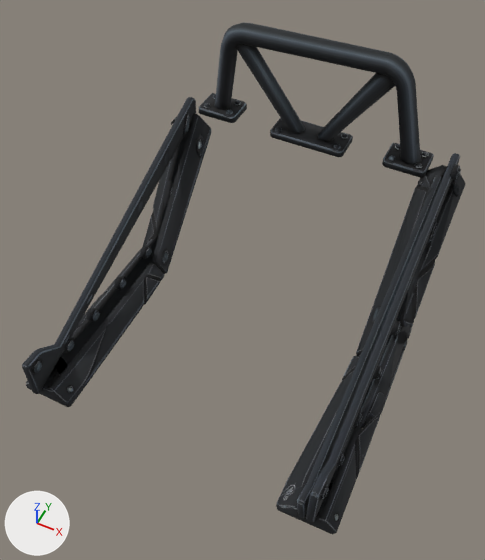
The glTF model public/models/parts/blitz-reinforced_frame.glb as it was, and as the next commit left it.
Rendered twice from a 50 mm camera at (0.89, -1.89, 2.64) aimed at (0.01, -0.15, 0.45). The lights are fixed; the arrows at lower left show +X, +Y and +Z. The older version comes first. Vertices at exactly the same position are counted once.

In view in the first picture: 'tripo_node_3b58eff0-c237-48ce-a82e-f72f3d998e71'.
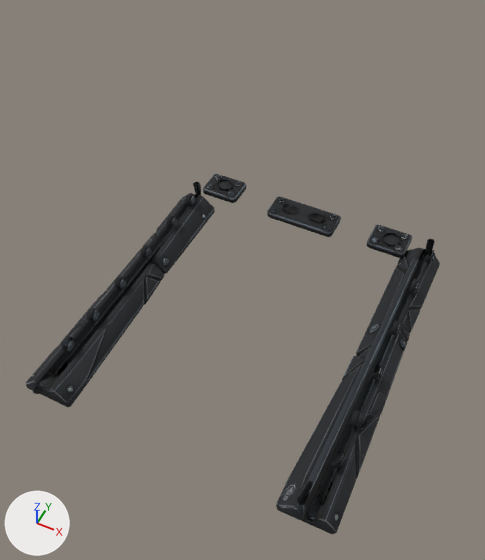
Edits to the bpy script that builds the scene:
```text
Change me_tripo_mesh_3b58eff0_c237_48ce_a82e_f72f3d998e71:
    remove me_tripo_mesh_3b58eff0_c237_48ce_a82e_f72f3d998e71.from_pydata(...)  # 2311 vertices, 4454 faces; spans x -0.76..0.76, y -0.86..0.86, z 0.0..1.15
    add me_tripo_mesh_3b58eff0_c237_48ce_a82e_f72f3d998e71.from_pydata(...)  # 2021 vertices, 3796 faces; spans x -0.76..0.76, y -0.86..0.86, z 0.0..0.17
    me_tripo_mesh_3b58eff0_c237_48ce_a82e_f72f3d998e71 part 1: the loose piece of 33 vertices spanning x -0.58..-0.54, y 0.49..0.54, z 0.47..0.58 is multiplied about its middle by the matrix ((1.0, 0.0, 0.0), (0.0, 1.0, 0.0), (0.0, -1.571, 1.0)), then moved by (0.0, 0.0, -0.5)
    me_tripo_mesh_3b58eff0_c237_48ce_a82e_f72f3d998e71 part 2: the loose piece of 29 vertices spanning x -0.67..-0.46, y 0.7..0.86, z 0.58..0.61 is moved by (0.0, 0.0, -0.55)
    me_tripo_mesh_3b58eff0_c237_48ce_a82e_f72f3d998e71 part 3: the loose piece of 24 vertices spanning x -0.65..-0.61, y 0.71..0.75, z 0.61..0.62 is moved by (0.0, 0.0, -0.55)
    me_tripo_mesh_3b58eff0_c237_48ce_a82e_f72f3d998e71 part 4: the loose piece of 24 vertices spanning x -0.52..-0.48, y 0.71..0.75, z 0.61..0.62 is moved by (0.0, 0.0, -0.55)
    me_tripo_mesh_3b58eff0_c237_48ce_a82e_f72f3d998e71 part 5: the loose piece of 24 vertices spanning x -0.52..-0.48, y 0.81..0.85, z 0.61..0.62 is moved by (0.0, 0.0, -0.55)
    me_tripo_mesh_3b58eff0_c237_48ce_a82e_f72f3d998e71 part 6: the loose piece of 29 vertices spanning x -0.26..0.14, y 0.7..0.86, z 0.57..0.6 is moved by (0.0, 0.0, -0.55)
    me_tripo_mesh_3b58eff0_c237_48ce_a82e_f72f3d998e71 part 7: the loose piece of 24 vertices spanning x -0.24..-0.2, y 0.71..0.75, z 0.59..0.61 is moved by (0.0, 0.0, -0.55)
    me_tripo_mesh_3b58eff0_c237_48ce_a82e_f72f3d998e71 part 8: the loose piece of 24 vertices spanning x 0.08..0.12, y 0.71..0.75, z 0.59..0.61 is moved by (0.0, 0.0, -0.55)
    me_tripo_mesh_3b58eff0_c237_48ce_a82e_f72f3d998e71 part 9: the loose piece of 24 vertices spanning x 0.08..0.12, y 0.81..0.85, z 0.59..0.61 is moved by (0.0, 0.0, -0.55)
    me_tripo_mesh_3b58eff0_c237_48ce_a82e_f72f3d998e71 part 10: the loose piece of 28 vertices spanning x 0.34..0.54, y 0.7..0.86, z 0.59..0.62 is moved by (0.0, 0.0, -0.55)
    me_tripo_mesh_3b58eff0_c237_48ce_a82e_f72f3d998e71 part 11: the loose piece of 24 vertices spanning x 0.36..0.4, y 0.71..0.75, z 0.62..0.63 is moved by (0.0, 0.0, -0.55)
    me_tripo_mesh_3b58eff0_c237_48ce_a82e_f72f3d998e71 part 12: the loose piece of 24 vertices spanning x 0.35..0.4, y 0.81..0.85, z 0.62..0.63 is moved by (0.0, 0.0, -0.55)
    me_tripo_mesh_3b58eff0_c237_48ce_a82e_f72f3d998e71 part 13: the loose piece of 35 vertices spanning x 0.65..0.69, y 0.41..0.48, z 0.45..0.59 is multiplied about its middle by the matrix ((1.0, 0.0, 0.0), (0.0, 1.0, 0.0), (0.0, -1.571, 1.0)), then moved by (0.0, 0.0, -0.39)
    me_tripo_mesh_3b58eff0_c237_48ce_a82e_f72f3d998e71 part 14: the loose piece of 24 vertices spanning x 0.48..0.52, y 0.71..0.75, z 0.62..0.63 is moved by (0.0, 0.0, -0.55)
    me_tripo_mesh_3b58eff0_c237_48ce_a82e_f72f3d998e71 part 15: the loose piece of 24 vertices spanning x 0.49..0.52, y 0.8..0.85, z 0.62..0.63 is moved by (0.0, 0.0, -0.55)
    me_tripo_mesh_3b58eff0_c237_48ce_a82e_f72f3d998e71 part 16: the loose piece of 30 vertices spanning x 0.68..0.73, y 0.66..0.72, z 0.56..0.61 is moved by (0.0, 0.0, -0.55)
    me_tripo_mesh_3b58eff0_c237_48ce_a82e_f72f3d998e71 part 17: 14 loose pieces with 469 vertices, spanning x -0.66..0.7, y -0.85..0.83, z 0.2..1.15, are deleted
    me_tripo_mesh_3b58eff0_c237_48ce_a82e_f72f3d998e71 part 18: 37 vertices moved from x 0.56..0.73, y 0.21..0.44, z 0.05..0.4 to x 0.56..0.73, y 0.21..0.44, z 0.0..0.07; 142 vertices removed from x 0.52..0.73, y -0.85..0.79, z 0.03..0.73; 227 vertices added at x -0.19..0.73, y 0.21..0.82, z 0.0..0.17
    me_tripo_mesh_3b58eff0_c237_48ce_a82e_f72f3d998e71 part 19: 13 vertices moved from x -0.75..-0.67, y 0.22..0.31, z 0.1..0.21 to x -0.75..-0.67, y 0.22..0.31, z 0.0..0.08; 77 vertices removed from x -0.76..-0.54, y -0.86..0.65, z 0.09..0.73; 171 vertices added at x -0.76..-0.52, y -0.61..0.83, z 0.0..0.16
    other edits to the shape of me_tripo_mesh_3b58eff0_c237_48ce_a82e_f72f3d998e71 do not show in these pictures
```

Where the change shows, as pixel boxes (x1, y1, x2, y2) in the pictures (485 x 560 px; the box of a moved part takes in the faces that stretch with it):
'tripo_node_3b58eff0-c237-48ce-a82e-f72f3d998e71', reshaped (7% narrower, 29% shorter): before (22, 23, 466, 535); after (26, 174, 440, 535)
part 1 of me_tripo_mesh_3b58eff0_c237_48ce_a82e_f72f3d998e71, moved or reshaped: before (196, 134, 204, 158); after (202, 214, 207, 221)
part 2 of me_tripo_mesh_3b58eff0_c237_48ce_a82e_f72f3d998e71, moved or reshaped: before (199, 93, 247, 123); after (203, 174, 246, 203)
part 3 of me_tripo_mesh_3b58eff0_c237_48ce_a82e_f72f3d998e71, moved or reshaped: before (204, 103, 210, 108); after (208, 184, 214, 189)
part 4 of me_tripo_mesh_3b58eff0_c237_48ce_a82e_f72f3d998e71, moved or reshaped: before (226, 110, 233, 115); after (228, 191, 234, 196)
part 5 of me_tripo_mesh_3b58eff0_c237_48ce_a82e_f72f3d998e71, moved or reshaped: before (234, 100, 241, 105); after (235, 181, 241, 186)
part 6 of me_tripo_mesh_3b58eff0_c237_48ce_a82e_f72f3d998e71, moved or reshaped: before (270, 118, 353, 157); after (267, 196, 341, 237)
part 7 of me_tripo_mesh_3b58eff0_c237_48ce_a82e_f72f3d998e71, moved or reshaped: before (275, 126, 282, 133); after (272, 207, 278, 213)
part 8 of me_tripo_mesh_3b58eff0_c237_48ce_a82e_f72f3d998e71, moved or reshaped: before (334, 143, 341, 150); after (323, 225, 330, 231)
part 9 of me_tripo_mesh_3b58eff0_c237_48ce_a82e_f72f3d998e71, moved or reshaped: before (341, 133, 348, 139); after (330, 214, 337, 220)
part 10 of me_tripo_mesh_3b58eff0_c237_48ce_a82e_f72f3d998e71, moved or reshaped: before (382, 143, 434, 177); after (367, 225, 412, 258)
part 11 of me_tripo_mesh_3b58eff0_c237_48ce_a82e_f72f3d998e71, moved or reshaped: before (388, 155, 396, 162); after (372, 237, 379, 244)
part 12 of me_tripo_mesh_3b58eff0_c237_48ce_a82e_f72f3d998e71, moved or reshaped: before (395, 144, 400, 150); after (378, 226, 384, 232)
part 13 of me_tripo_mesh_3b58eff0_c237_48ce_a82e_f72f3d998e71, moved or reshaped: before (426, 216, 437, 245); after (409, 279, 420, 294)
part 14 of me_tripo_mesh_3b58eff0_c237_48ce_a82e_f72f3d998e71, moved or reshaped: before (414, 163, 422, 169); after (395, 245, 402, 251)
part 15 of me_tripo_mesh_3b58eff0_c237_48ce_a82e_f72f3d998e71, moved or reshaped: before (421, 152, 429, 158); after (401, 234, 408, 239)
part 16 of me_tripo_mesh_3b58eff0_c237_48ce_a82e_f72f3d998e71, moved or reshaped (not visible afterwards): before (452, 185, 462, 197)
part 17 of me_tripo_mesh_3b58eff0_c237_48ce_a82e_f72f3d998e71, deleted: before (31, 23, 461, 500)
part 18 of me_tripo_mesh_3b58eff0_c237_48ce_a82e_f72f3d998e71, moved or reshaped: before (297, 153, 466, 523); after (283, 204, 440, 522)
part 19 of me_tripo_mesh_3b58eff0_c237_48ce_a82e_f72f3d998e71, cut back: before (22, 97, 211, 394); after (33, 180, 232, 394)
